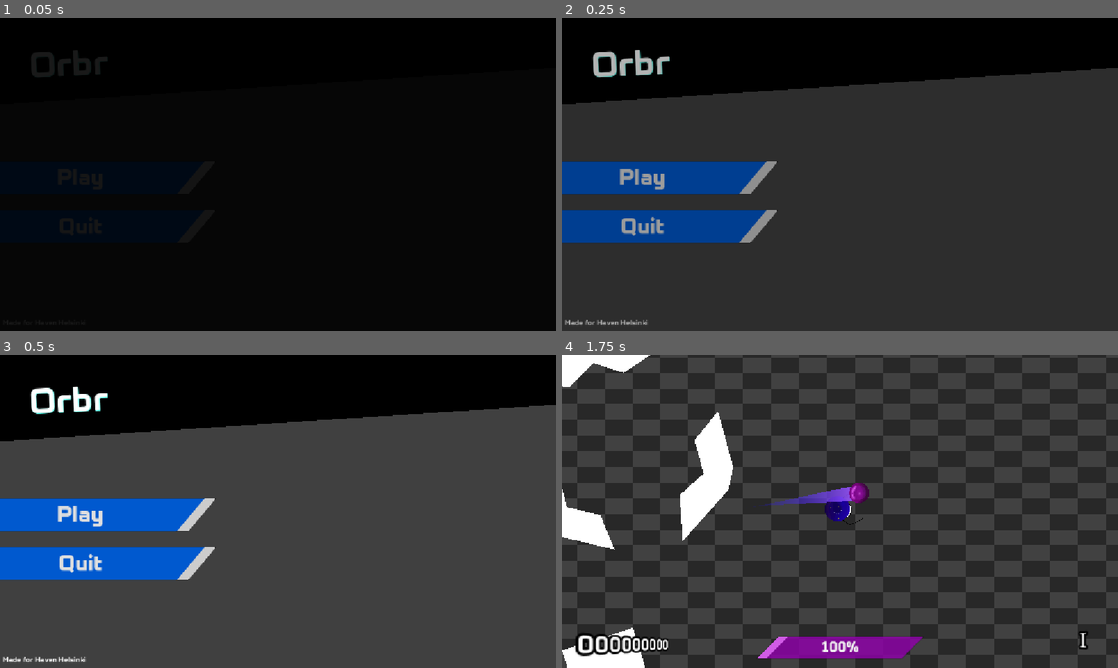
Above: before the commit, frames 1-4 (two rows, left to right).
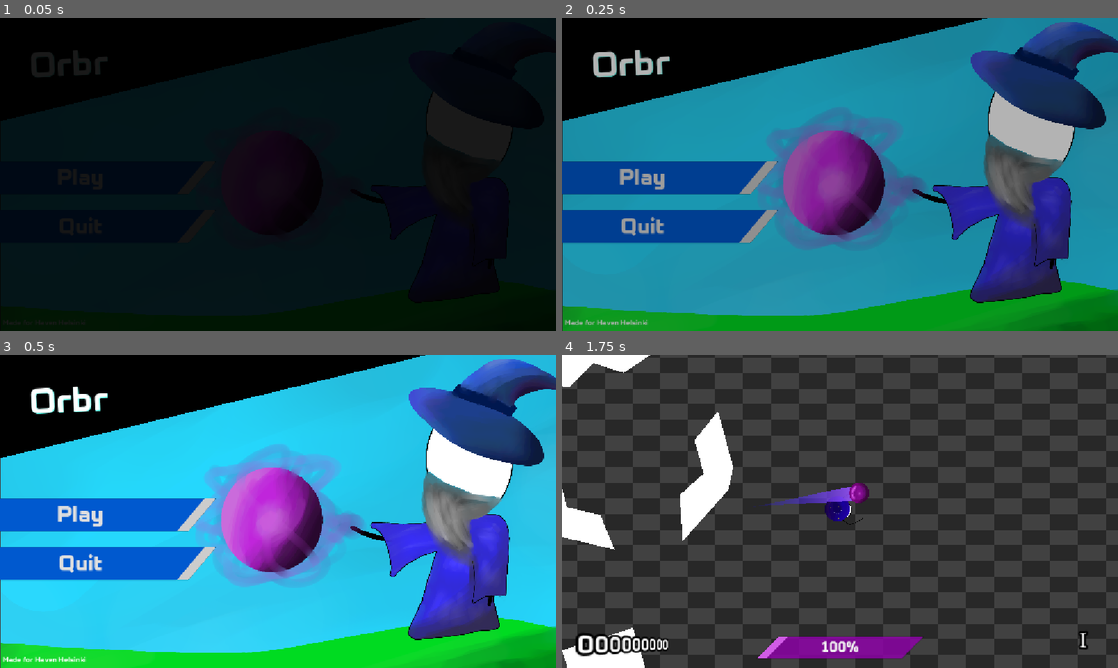
Above: after the commit, the same moments.

Repository: neilavesterinen/Haven-Bounce-Back-Shooter
Game: Godot game, scene res://Scenes/mainmenu/mainmenu.tscn
Two runs of this game, one before a commit and one after it. Both use one fixed random seed, a clock stepped at 60 frames per second and the inputs below. The engine's default icon, where the game draws it, is replaced by a stand-in: a white triangle on a blue panel in a dark square. Sound files missing from this copy of the repository are replaced by a short silence.
Inputs (mouse positions are in pixels of both pictures, inside the frame that each line leads up to):
- Up to frame 1 (0.05 s): no input
- Up to frame 2 (0.25 s): no input
- Up to frame 3 (0.5 s): no input
- Up to frame 4 (1.75 s): click "Play" at 0.5 s; tap Enter at 1.25 s; move the mouse to (962, 495) at 1.27 s; hold D (right) from 1.28 s (still down); click (962, 495) at 1.35 s

The runs differ from the first frame. In frame 1, less than 0.1% of the frame differs, in the area x 37-42%, y 21-24%; in frame 2, 80%; in frame 3, 80%, in the area x 0-100%, y 0-100%; in frame 4, nothing differs.

Commit message:
Update mainmenu.tscn

Diff:
--- a/Scenes/mainmenu/mainmenu.tscn
+++ b/Scenes/mainmenu/mainmenu.tscn
@@ -3,6 +3,7 @@
 [ext_resource type="Script" uid="uid://cq0pwispmmltm" path="res://Scenes/mainmenu/mainmenu.gd" id="1_83ksl"]
 [ext_resource type="Theme" uid="uid://c3ncu5c4bs85t" path="res://main_theme.theme" id="1_vasse"]
 [ext_resource type="Script" uid="uid://bg75ucid01t6d" path="res://Scenes/mainmenu/label.gd" id="2_552u2"]
+[ext_resource type="Texture2D" uid="uid://rjdrughfoy1e" path="res://Scenes/mainmenu/menu_backart.png" id="2_u1uln"]
 [ext_resource type="Theme" uid="uid://ceeh4w5x06ip" path="res://Scenes/mainmenu/mainmenu.tres" id="3_dkbu7"]
 [ext_resource type="Script" uid="uid://bq61u1k3g782" path="res://Scenes/mainmenu/quit.gd" id="4_ktvea"]
 [ext_resource type="AudioStream" uid="uid://dpaswaqhcyadu" path="res://Music/exitpremise.mp3" id="5_58l34"]
@@ -17,12 +18,17 @@
 offset_bottom = 1153.0
 color = Color(0.2520276, 0.25202766, 0.25202763, 1)
 
+[node name="MenuBackart" type="Sprite2D" parent="." unique_id=1076695535]
+position = Vector2(579, 402)
+scale = Vector2(0.32883063, 0.32883063)
+texture = ExtResource("2_u1uln")
+
 [node name="ColorRect2" type="ColorRect" parent="." unique_id=506499756]
-offset_left = -119.00001
-offset_top = -65.0
-offset_right = 1270.7833
-offset_bottom = 176.01315
-rotation = -0.06587538
+offset_left = -201.0
+offset_top = 3.9999924
+offset_right = 1188.7833
+offset_bottom = 245.01315
+rotation = -0.23736478
 scale = Vector2(0.9955796, 1.0424879)
 color = Color(0, 0, 0, 1)
 
